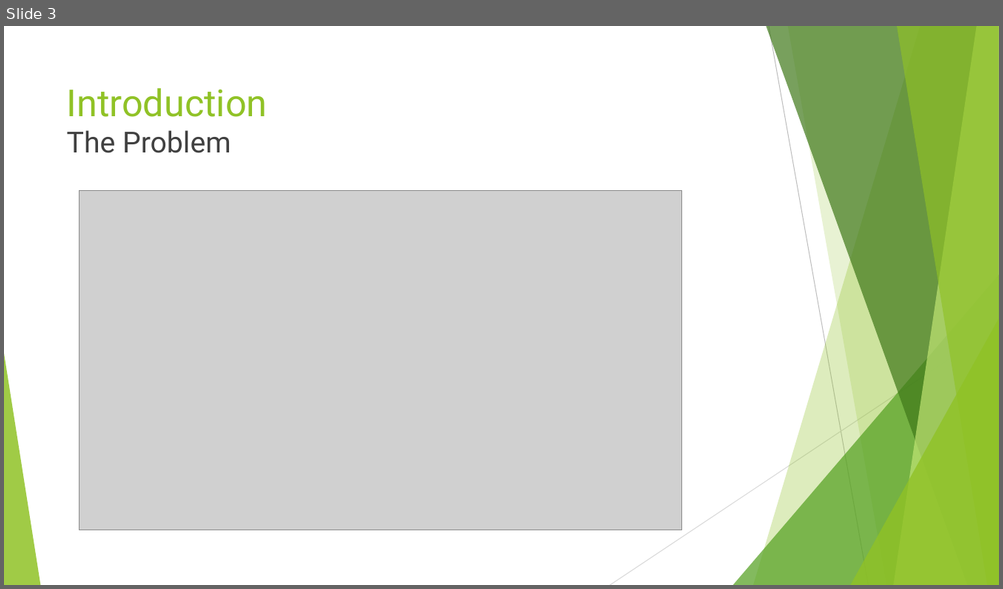
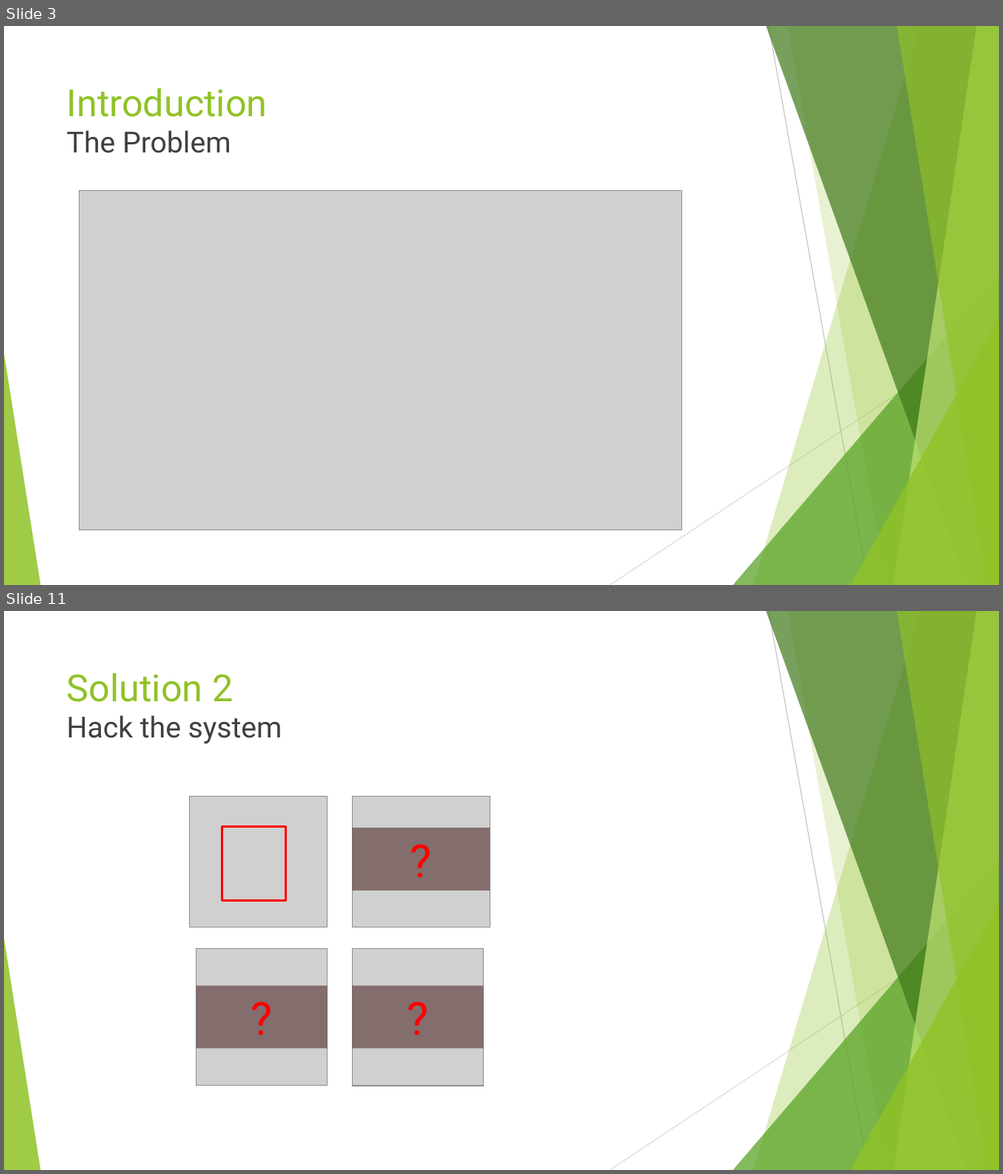
Before and after one commit to realleyriley/Honors-Thesis, a slide deck: Paperwork/Summer Research Presentation.pptx. Shown one above the other, each under a label of ours: slide 3 before the commit, slides 3 and 11 after it; the slides between them are not shown. The pictures are 1003x589 and 1003x1174 pixels, drawn with LibreOffice and Linux fonts; fonts in the diff are those of the drawing; grey boxes stand for pictures. Boxes give left, top, right and bottom in pixels: in the first picture for what was removed or moved away, otherwise in the second. Text is boxed around its words. In the diff, an @@ line names an element or a change of style, - is before the commit and + after.

```diff
--- a/Paperwork/Summer Research Presentation.pptx
+++ b/Paperwork/Summer Research Presentation.pptx
@@ slide 11 added at [4,611,999,1170], background #FFFFFF; not listed: 10 template elements that a slide beside it also shows @@
@@ title added at [67,673,282,744], 28 pt, text #404040 @@
+Solution 2
+Hack the system
@@ picture added at [190,797,327,928] @@
@@ picture added at [353,797,489,928] @@
@@ rectangle added at [222,826,285,900], outline #FF0000 2.25 pt @@
@@ rectangle added at [353,828,489,891], fill #553131 at 62% opacity, 44 pt, text #FF0000 @@
+?
@@ picture added at [196,949,327,1086] @@
@@ picture added at [352,949,483,1086] @@
@@ rectangle added at [196,986,328,1049], fill #553131 at 62% opacity, 44 pt, text #FF0000 @@
+?
@@ rectangle added at [353,986,484,1049], fill #553131 at 62% opacity, 44 pt, text #FF0000 @@
+?
```
Also in this commit, not shown: 5 slides changed, 12 other slides added, 2 slides removed, 3 other files.
